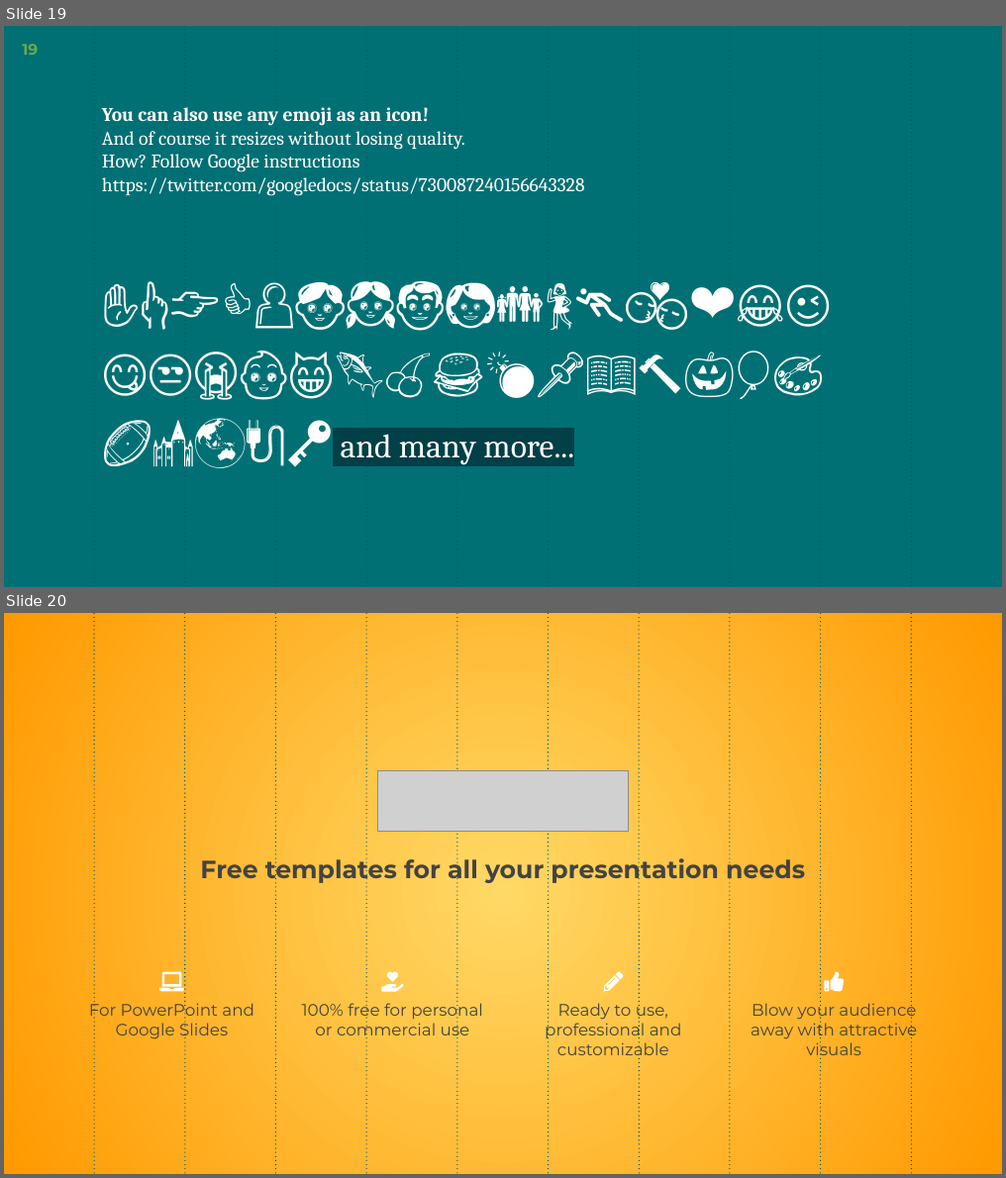
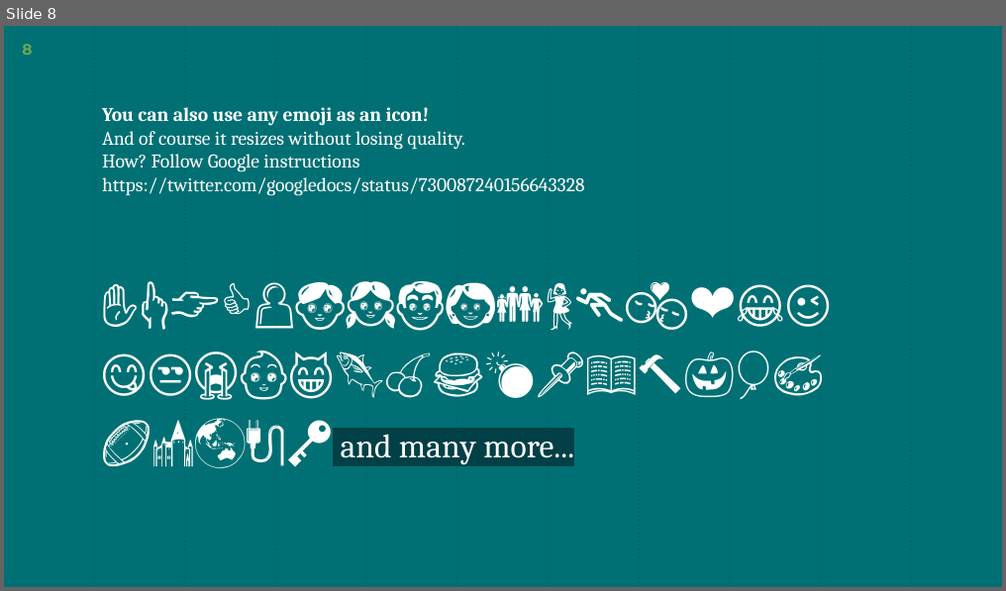
Before and after one commit to JF-Cotza/JosephCotza_5_31082021, a slide deck: Soutenance/Oniroco.pptx. Shown one above the other, each under a label of ours: slides 19 and 20 before the commit, slide 8 after it. The pictures are 1006x1178 and 1006x591 pixels, drawn with LibreOffice and Linux fonts; fonts in the diff are those of the drawing; grey boxes stand for pictures. Boxes give left, top, right and bottom in pixels: in the first picture for what was removed or moved away, otherwise in the second. Text is boxed around its words. In the diff, an @@ line names an element or a change of style, - is before the commit and + after.

```diff
--- a/Soutenance/Oniroco.pptx
+++ b/Soutenance/Oniroco.pptx
@@ slide 20 removed at (4, 613, 1002, 1174), background gradient #FFD966 to #FF9900; not listed: 10 template elements that a slide beside it also shows @@
@@ picture removed at (378, 771, 628, 832) @@
@@ text removed at (200, 855, 805, 884) @@
-Free templates for all your presentation needs
@@ group removed at (89, 972, 917, 1059): 4 texts, 4 freeform shapes @@
-Ready to use, professional and customizable
-100% free for personal or commercial use
-Blow your audience away with attractive visuals
-For PowerPoint and Google Slides
@@ what was slide 19 is now slide 8 @@
@@ page number at (22, 44, 32, 55): text changed @@
-19
+8
```
Also in this commit, not shown: 3 slides changed, 11 other slides removed, 5 other files.
